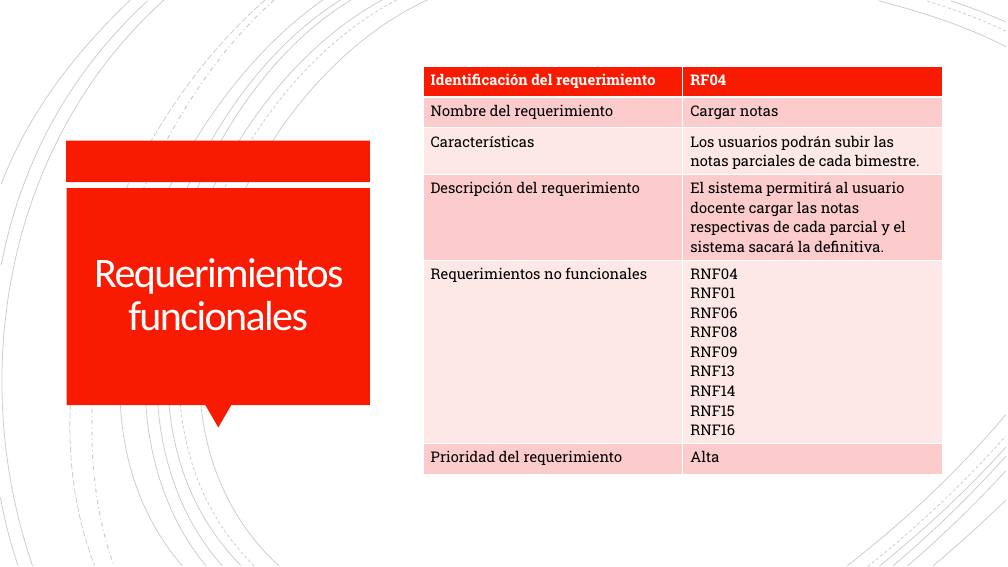
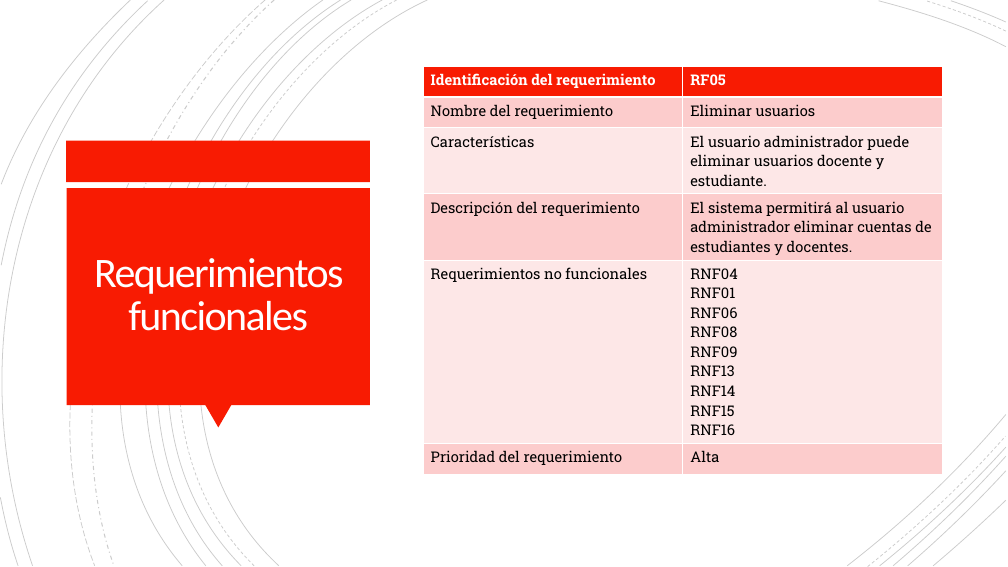
Before and after one commit to Dillan444/PROYECTO_SENA, a slide deck: slide 35 of PLANTEAMIENTO_DEL_PROBLEMA.pptx (slide 34 before the commit). Drawn at 1008x567 pixels with LibreOffice and Linux fonts; fonts in the diff are those of the drawing. Boxes give left, top, right and bottom in pixels: in the first picture for what was removed or moved away, otherwise in the second. Text is boxed around its words. In the diff, an @@ line names an element or a change of style, - is before the commit and + after.

Commit message:
doc:RF_RNF.V11.17/04/2021
Se corrigen los requerimientos funcionales y los no funcionales de acuerdo con las observaciones que se hicieron en la sustentación.

```diff
--- a/PLANTEAMIENTO_DEL_PROBLEMA.pptx
+++ b/PLANTEAMIENTO_DEL_PROBLEMA.pptx
@@ table at (423,67,942,469) @@
-row 1, column 2: RF04
+row 1, column 2: RF05
-row 2, column 2: Cargar notas
+row 2, column 2: Eliminar usuarios
-row 3, column 2: Los usuarios podrán subir las notas parciales de cada bimestre.
+row 3, column 2: El usuario administrador puede eliminar usuarios docente y estudiante.
-row 4, column 2: El sistema permitirá al usuario docente cargar las notas respectivas de cada parcial y el sistema sacará la definitiva.
+row 4, column 2: El sistema permitirá al usuario administrador eliminar cuentas de estudiantes y docentes.
```
Also in this commit, not shown: 8 other slides changed, 21 slides added, 2 slides removed, 1 other file.
